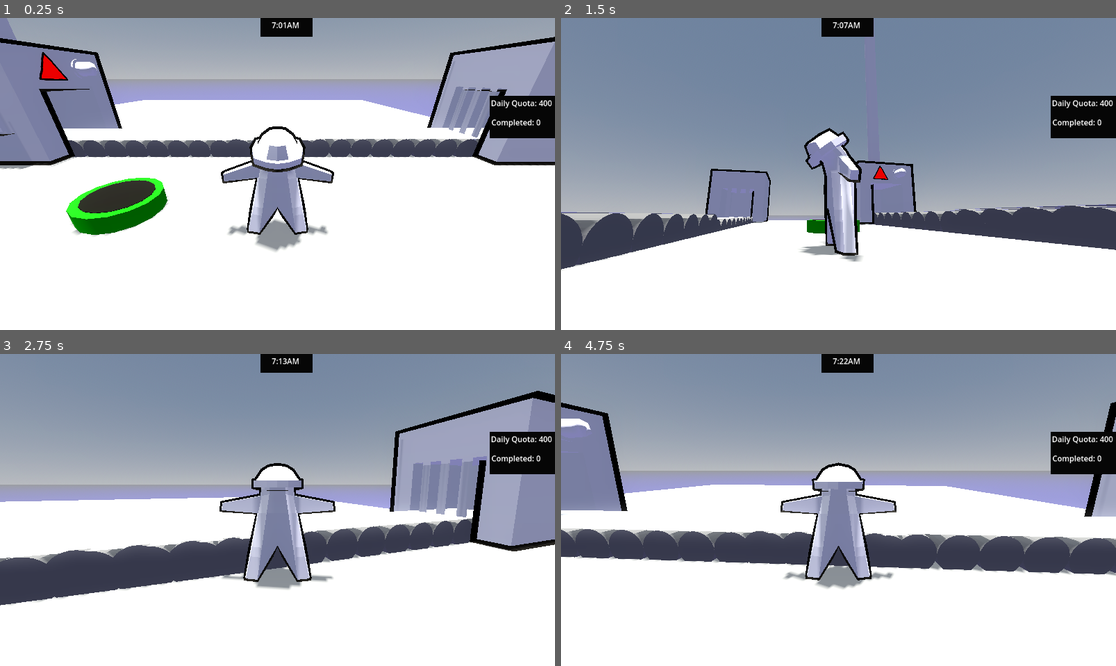
Above: before the commit, frames 1-4 (two rows, left to right).
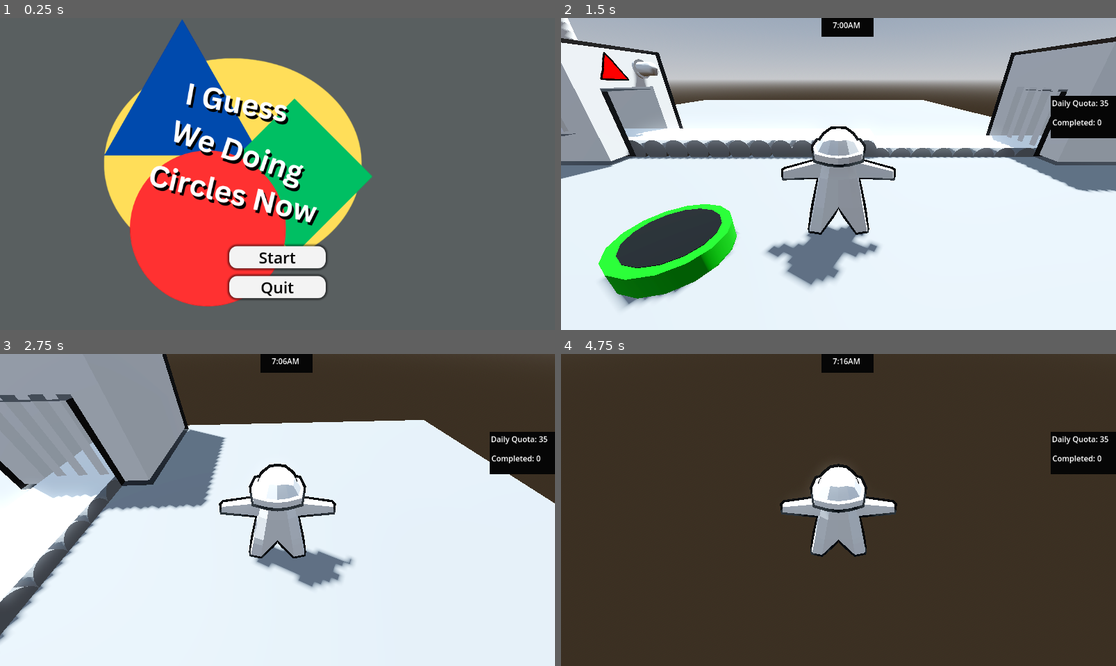
Above: after the commit, the same moments.

Repository: duboisr96/igwdcn
Game: Godot game, scene res://Scenes/Menus/title_screen.tscn
The game is run twice, just before and just after one commit, with the same random seed, the same clock (stepped at 60 frames per second) and the same inputs. Before the commit the project starts from res://Scenes/Levels/level.tscn.
Inputs (mouse positions are in pixels of both pictures, inside the frame that each line leads up to):
- Up to frame 1 (0.25 s): no input
- Up to frame 2 (1.5 s): click (838, 258) at 0.5 s, where only the run after the commit has a clickable "Start"; click (710, 139) at 1.25 s, where only the run after the commit has a clickable "Level 1"
- Up to frame 3 (2.75 s): move the mouse to (305, 510) at 2.02 s; hold W (up) from 2.03 s (still down); tap - (decrease belt speed) at 2.1 s; tap Space (jump) at 2.27 s
- Up to frame 4 (4.75 s): keep holding W (up); move the mouse to (810, 510) at 2.77 s; tap Keypad 0 (decrease error) at 2.85 s; tap Space (jump) at 3.02, 4.52 s; move the mouse to (849, 503) at 3.52 s; tap Mouse wheel up (increase belt speed) at 3.6 s; move the mouse to (832, 516) at 4.27 s; tap Keypad 1 (increase error) at 4.35 s

The runs differ from the first frame. In frame 1, 97% of the frame differs, in the area x 0-100%, y 0-100%; in frame 2, 67%; in frame 3, 63%; in frame 4, 97%.

Commit message:
Default Scene+ Rough Monitor Replacement
Changed the starting scene to the title screen and made a real rough monitor in paint temporarily

Diff:
--- a/project.godot
+++ b/project.godot
@@ -11,7 +11,7 @@
 [application]
 
 config/name="IGWDCN"
-run/main_scene="res://Scenes/Levels/level.tscn"
+run/main_scene="res://Scenes/Menus/title_screen.tscn"
 config/features=PackedStringArray("4.3", "Forward Plus")
 config/icon="res://icon.svg"
 
Binary file changed: Assets/REPLACEREPLACE.PNG
